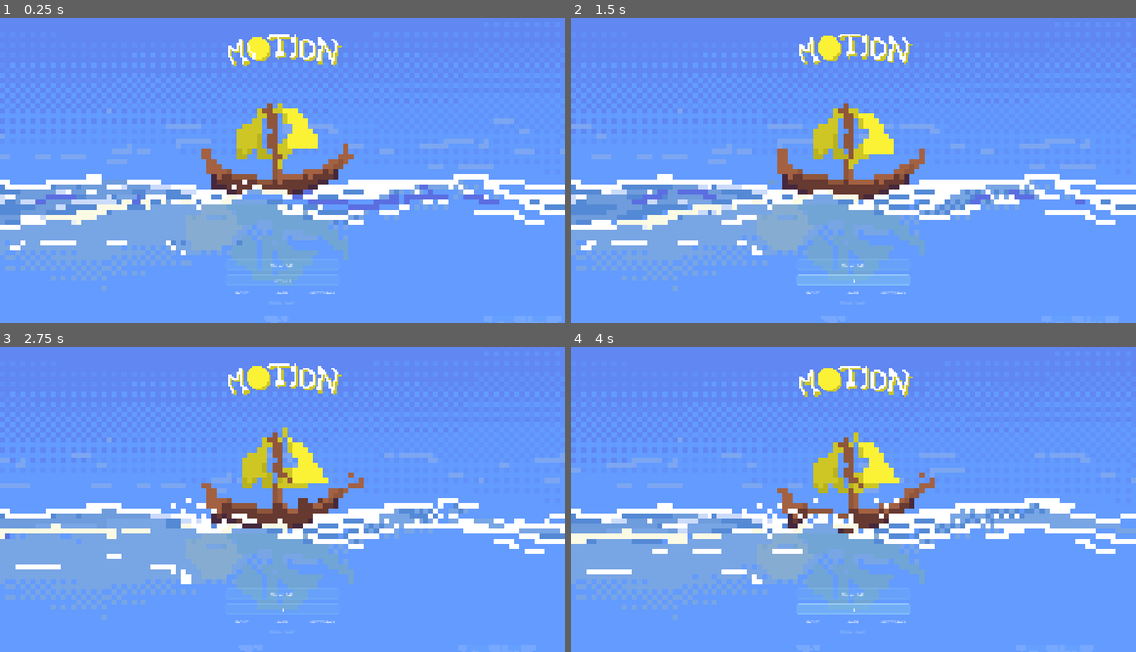
Above: before the commit, frames 1-4 (two rows, left to right).
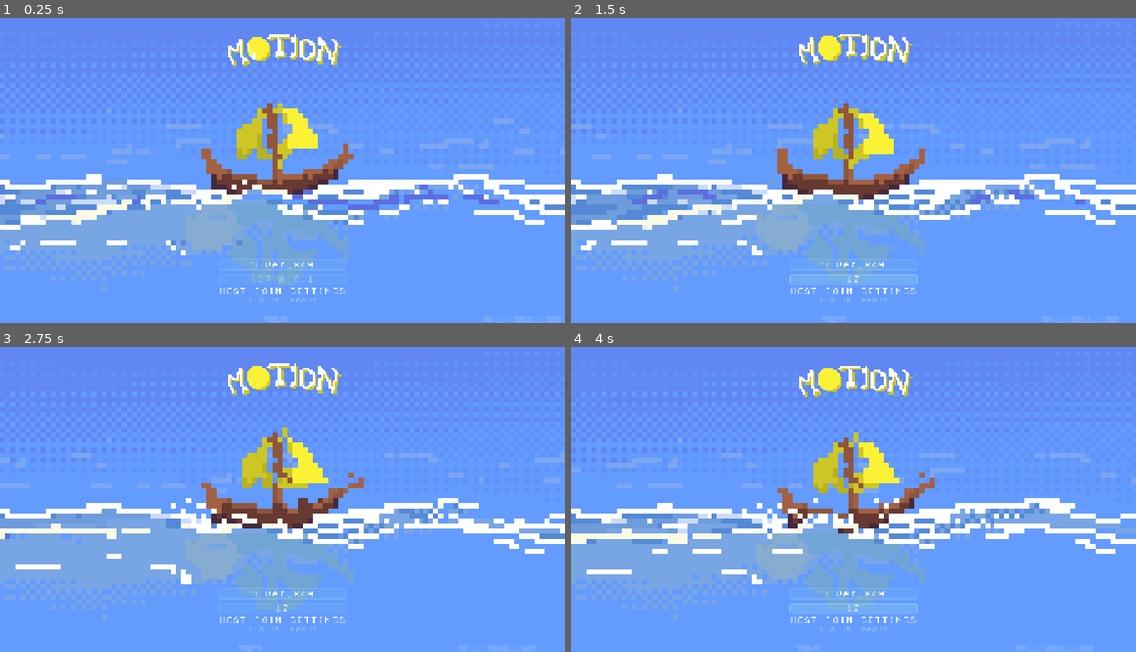
Above: after the commit, the same moments.

Repository: ketr4x/Motion
Game: Godot game, scene res://scenes/menu.tscn
Two runs of this game, one before a commit and one after it. Both use one fixed random seed, a clock stepped at 60 frames per second and the inputs below.
Inputs (mouse positions are in pixels of both pictures, inside the frame that each line leads up to):
- Up to frame 1 (0.25 s): no input
- Up to frame 2 (1.5 s): click (853, 280) at 0.52 s; type "12" at 0.6 s; tap Enter at 1.25 s; move the mouse to (977, 149) at 1.27 s; hold D (right) from 1.28 s (still down); tap Alt at 1.35 s; click (977, 149) at 1.42 s
- Up to frame 3 (2.75 s): move the mouse to (169, 508) at 2.02 s; release D (right) at 2.03 s; hold Down from 2.03 s (still down); tap Shift at 2.1 s
- Up to frame 4 (4 s): move the mouse to (910, 423) at 2.77 s; release Down at 2.78 s; hold D (right) 2.78-3.53 s; hold E 2.78-3.53 s; move the mouse to (825, 557) at 3.52 s; hold Up from 3.53 s (still down); tap Alt at 3.6 s; click (825, 557) at 3.67 s

The runs differ from the first frame. In frame 1, 0.4% of the frame differs, in the area x 38-62%, y 80-94%; in frame 2, 0.4%; in frame 3, 0.3%; in frame 4, 0.4%.

Commit message:
Changed font
Changed the font of all texts to dogica

Diff:
--- a/scenes/coop_gate.tscn
+++ b/scenes/coop_gate.tscn
@@ -1,7 +1,7 @@
 [gd_scene format=3 uid="uid://coopgatetscn"]
 
 [ext_resource type="Script" path="res://scripts/coop_gate.gd" id="1_gate"]
-[ext_resource type="FontFile" uid="uid://di8wo4lhpfqr5" path="res://assets/Cairopixel.ttf" id="2_font"]
+[ext_resource type="FontFile" uid="uid://bbekmcubtnhie" path="res://assets/dogica.otf" id="2_font"]
 
 [sub_resource type="CanvasTexture" id="CanvasTexture_barrier"]
 
--- a/scenes/current_vent.tscn
+++ b/scenes/current_vent.tscn
@@ -1,7 +1,7 @@
 [gd_scene format=3 uid="uid://btpp0v66kpk6d"]
 
 [ext_resource type="Script" path="res://scripts/current_vent.gd" id="1_vent"]
-[ext_resource type="FontFile" uid="uid://di8wo4lhpfqr5" path="res://assets/Cairopixel.ttf" id="2_font"]
+[ext_resource type="FontFile" uid="uid://bbekmcubtnhie" path="res://assets/dogica.otf" id="2_font"]
 
 [sub_resource type="CanvasTexture" id="CanvasTexture_vent"]
 
--- a/scenes/game.tscn
+++ b/scenes/game.tscn
@@ -2,7 +2,7 @@
 
 [ext_resource type="Script" uid="uid://da3qj5xlh86ye" path="res://scripts/game.gd" id="1_e2o6t"]
 [ext_resource type="Script" uid="uid://lv4muoupgwg1" path="res://scripts/level_generator.gd" id="2_lvlgen"]
-[ext_resource type="FontFile" uid="uid://di8wo4lhpfqr5" path="res://assets/Cairopixel.ttf" id="3_font"]
+[ext_resource type="FontFile" uid="uid://bbekmcubtnhie" path="res://assets/dogica.otf" id="3_font"]
 
 [sub_resource type="CanvasTexture" id="CanvasTexture_bg"]
 
--- a/scenes/menu.tscn
+++ b/scenes/menu.tscn
@@ -4,7 +4,7 @@
 [ext_resource type="Texture2D" uid="uid://bqw385n15yda1" path="res://assets/mainmenumotionfile.png" id="2_mainbg"]
 [ext_resource type="Texture2D" uid="uid://b0xyslayjammp" path="res://assets/clouds.png" id="3_clouds"]
 [ext_resource type="Texture2D" uid="uid://c0y86tl605g6h" path="res://assets/LOGOMOTION.png" id="4_logo"]
-[ext_resource type="FontFile" uid="uid://di8wo4lhpfqr5" path="res://assets/Cairopixel.ttf" id="5_font"]
+[ext_resource type="FontFile" uid="uid://bbekmcubtnhie" path="res://assets/dogica.otf" id="5_font"]
 
 [sub_resource type="AtlasTexture" id="atlas_cloud_0"]
 atlas = ExtResource("3_clouds")
Binary file added: assets/dogica.otf
Not shown, added: assets/dogica.otf.import
Not shown, changed: Motion.md
